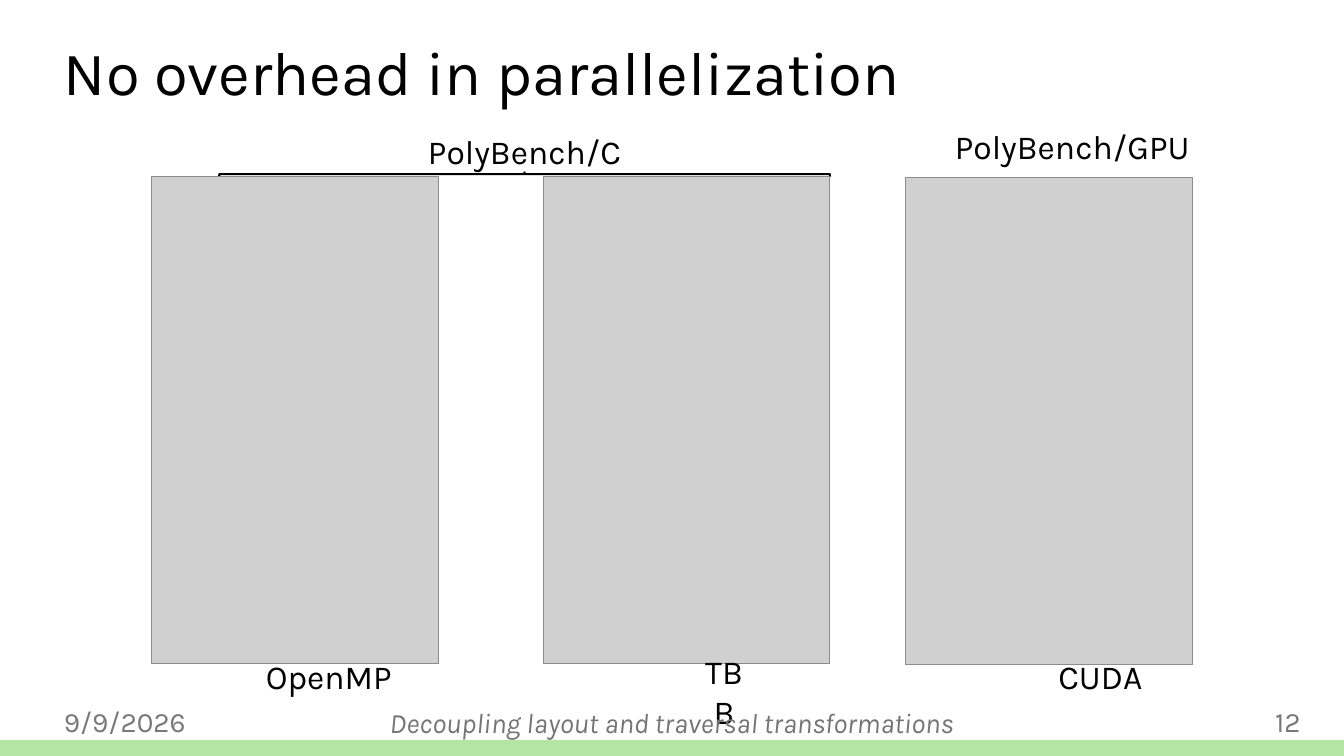
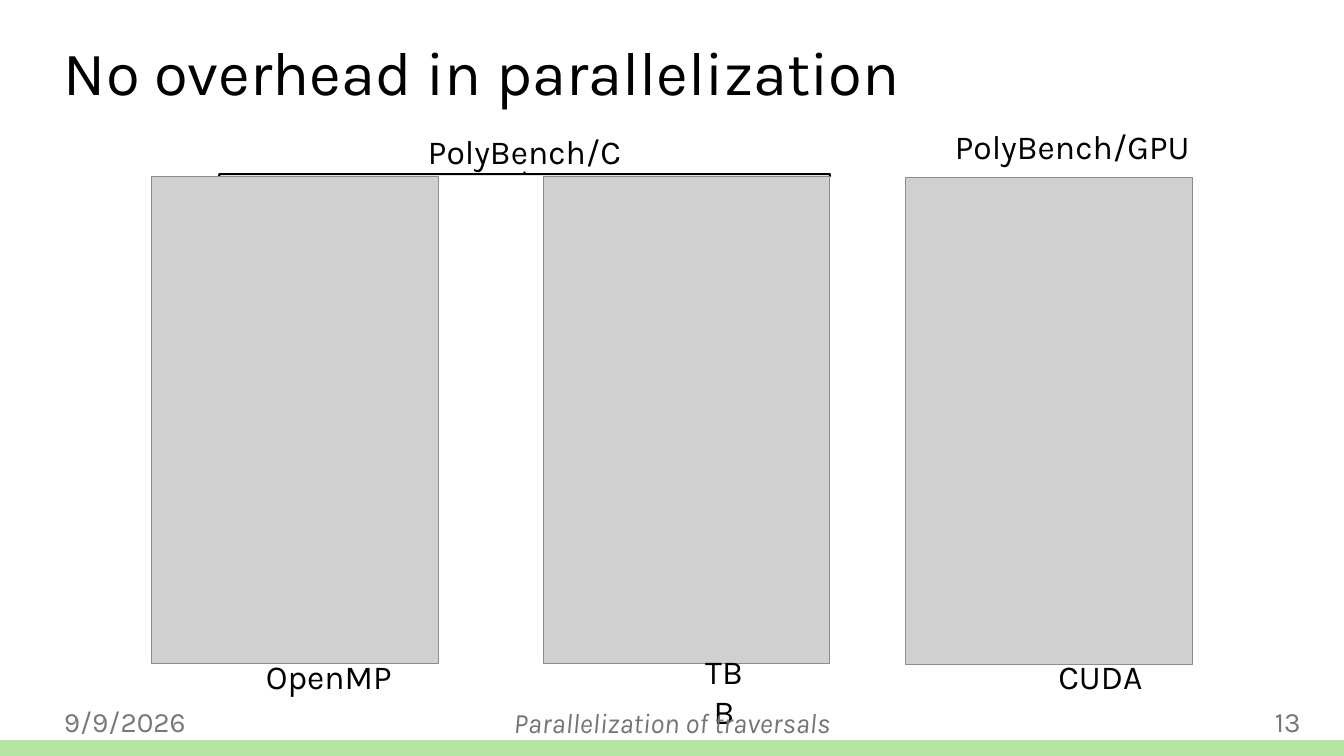
Before and after one commit to jiriklepl/phd-thesis, a slide deck: slide 13 of defense/Optimizing Memory Layouts and Traversal Orders in High-Performance Computing.pptx (slide 12 before the commit). Drawn at 1344x756 pixels with LibreOffice and Linux fonts; fonts in the diff are those of the drawing; grey boxes stand for pictures; background and template pictures are left out. Boxes give left, top, right and bottom in pixels: in the first picture for what was removed or moved away, otherwise in the second. Text is boxed around its words. In the diff, an @@ line names an element or a change of style, - is before the commit and + after.

```diff
--- a/defense/Optimizing Memory Layouts and Traversal Orders in High-Performance Computing.pptx
+++ b/defense/Optimizing Memory Layouts and Traversal Orders in High-Performance Computing.pptx
@@ text removed at box(390, 708, 758, 741) @@
-Decoupling layout and traversal transformations
@@ text added at box(514, 708, 830, 741), 20 pt, text #747474, italic @@
+Parallelization of traversals
@@ page number at box(1275, 714, 1301, 733): text changed @@
-12
+13
```
Also in this commit, not shown: 21 other slides changed, 2 slides added.
